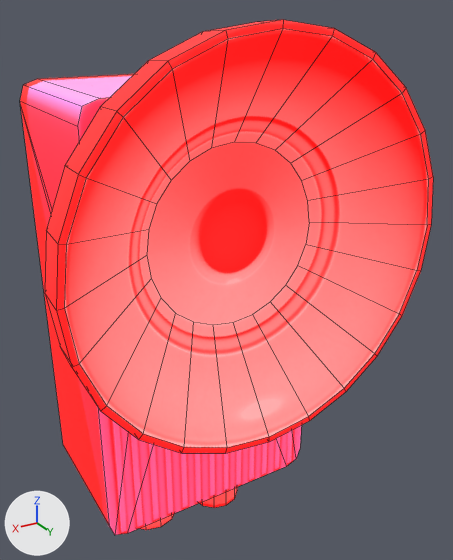
The COLLADA model pkg_vb_sim/models/logical_camera1/meshes/camera.dae as it was, and as the next commit left it.
Both versions are drawn from a 50 mm camera at (0.0613, 0.105, 0.0616) aimed at (-0.0071, -0.0091, 0.0046). Every picture has the same lights, and +X, +Y and +Z are marked at lower left. Mesh edges are drawn as thin lines.

Objects in the first picture: '_dVisionCamera'.
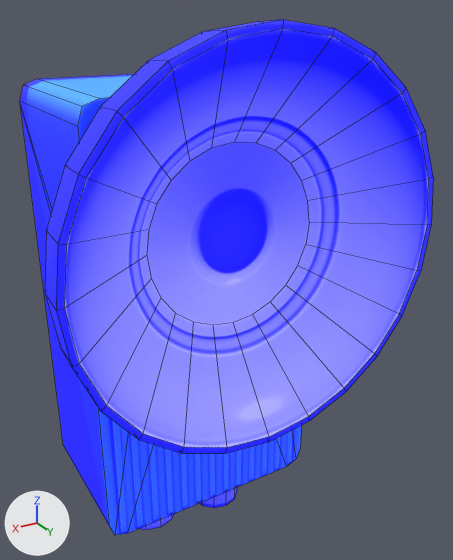
Changed parts and their boxes [x1, y1, x2, y2] in the pictures (453 x 560 px):
'_dVisionCamera', recoloured (red to blue): [20, 20, 433, 535] in both

What changed in the scene script:
```text
Change mat_3___default:
    mat_3___default.emission_color: (1.0, 0.0, 0.0) -> (0.0, 0.0, 1.0)  # red #ff0000 -> blue #0000ff
```
